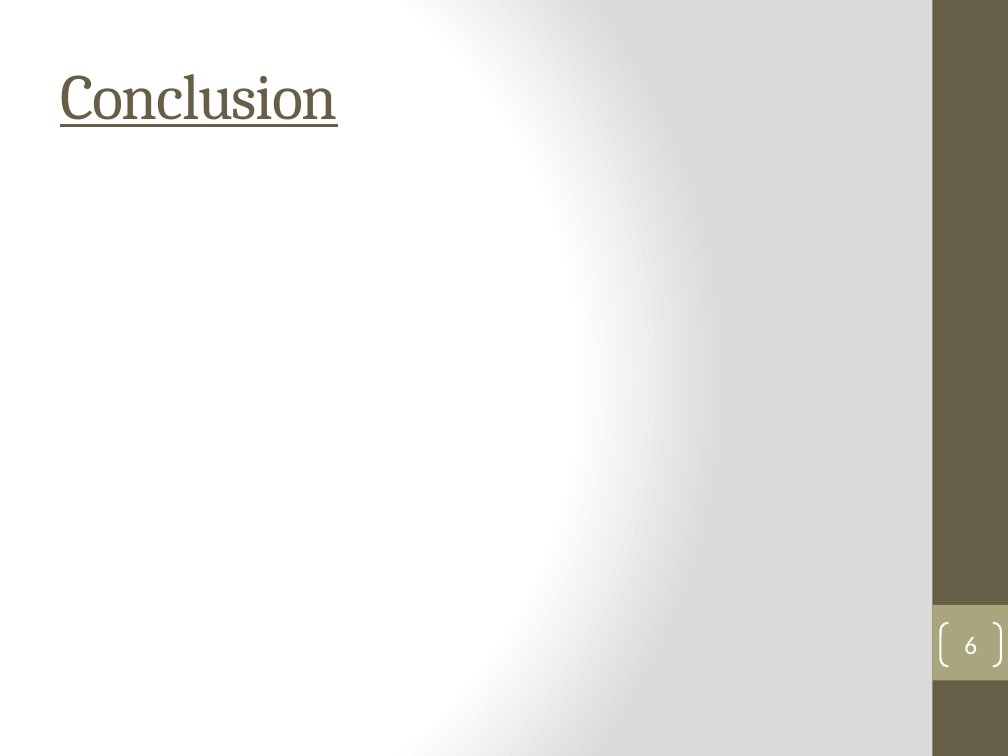
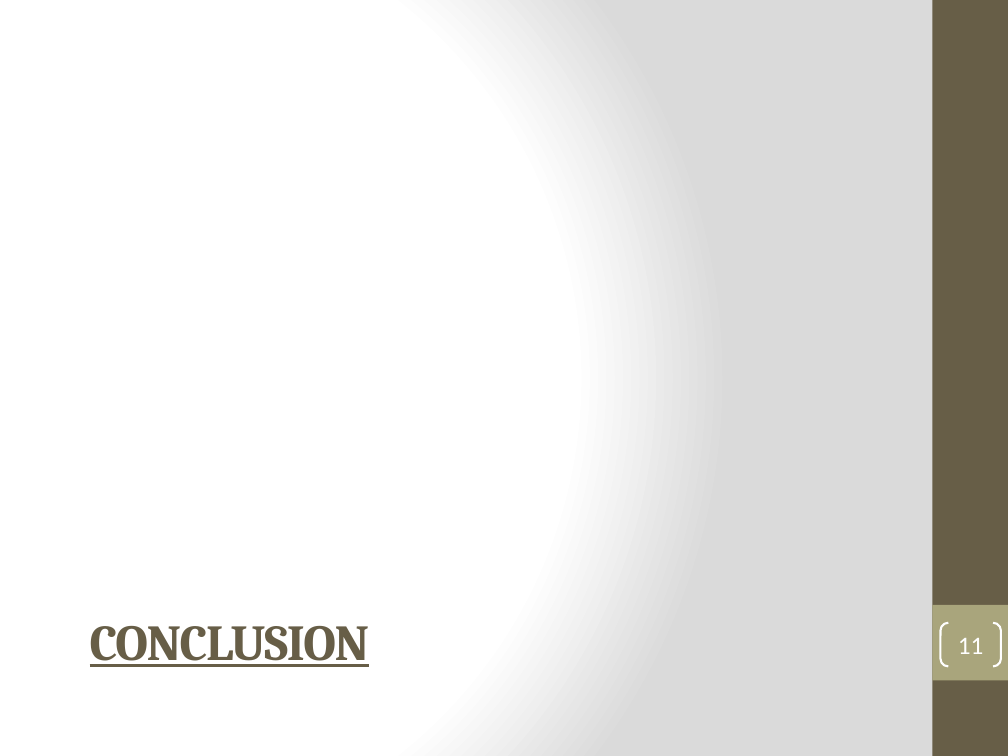
Before and after one commit to kiago/isepse2014, a slide deck: slide 11 of projects/dictionary/Project_Presentation.pptx (slide 6 before the commit). Drawn at 1008x756 pixels with LibreOffice and Linux fonts; fonts in the diff are those of the drawing. Boxes give left, top, right and bottom in pixels: in the first picture for what was removed or moved away, otherwise in the second. Text is boxed around its words. In the diff, an @@ line names an element or a change of style, - is before the commit and + after.

```diff
--- a/projects/dictionary/Project_Presentation.pptx
+++ b/projects/dictionary/Project_Presentation.pptx
@@ title "CONCLUSION" at (x1=90, y1=626, x2=370, y2=667): vertical alignment middle to top @@
@@ title at (x1=90, y1=626, x2=370, y2=667): text changed; size 46 to 36 pt; bold on @@
-Conclusion
+CONCLUSION
@@ page number at (x1=958, y1=638, x2=984, y2=654): text changed @@
-6
+11
```
Also in this commit, not shown: 4 other slides changed, 5 slides added.
